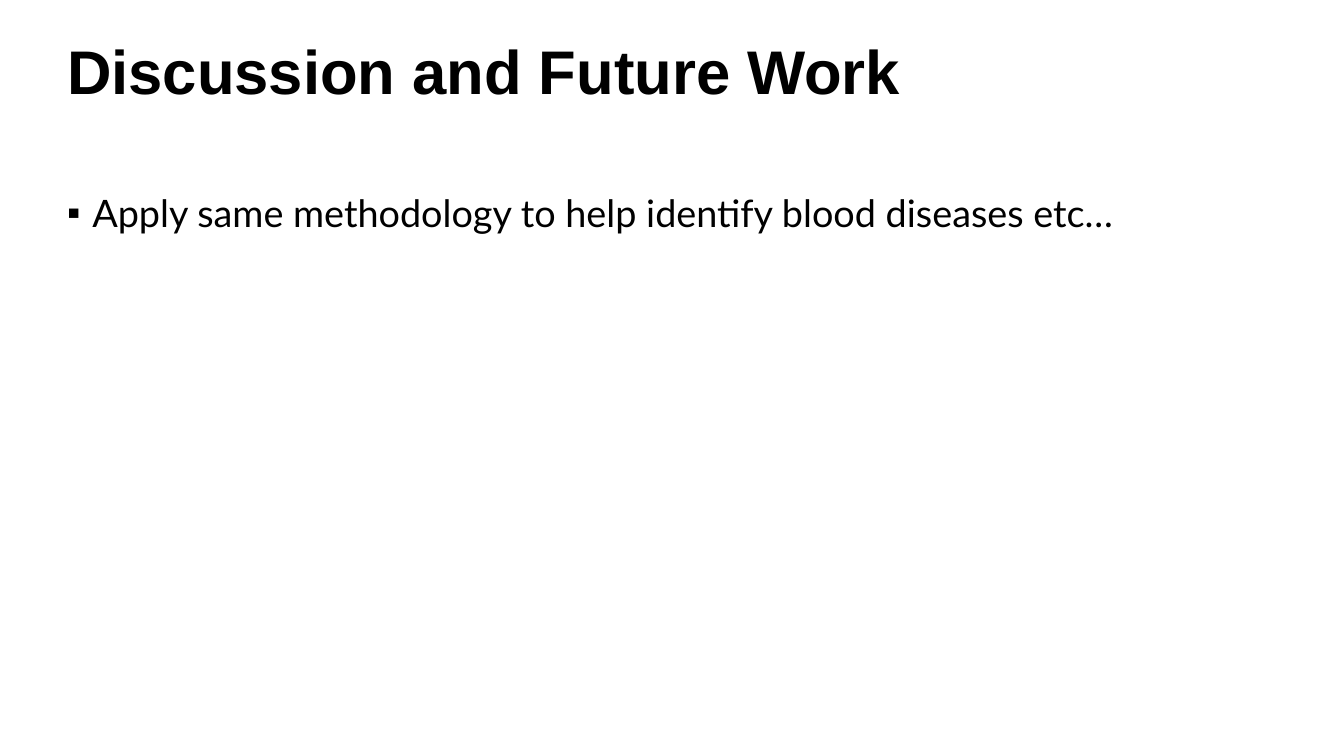
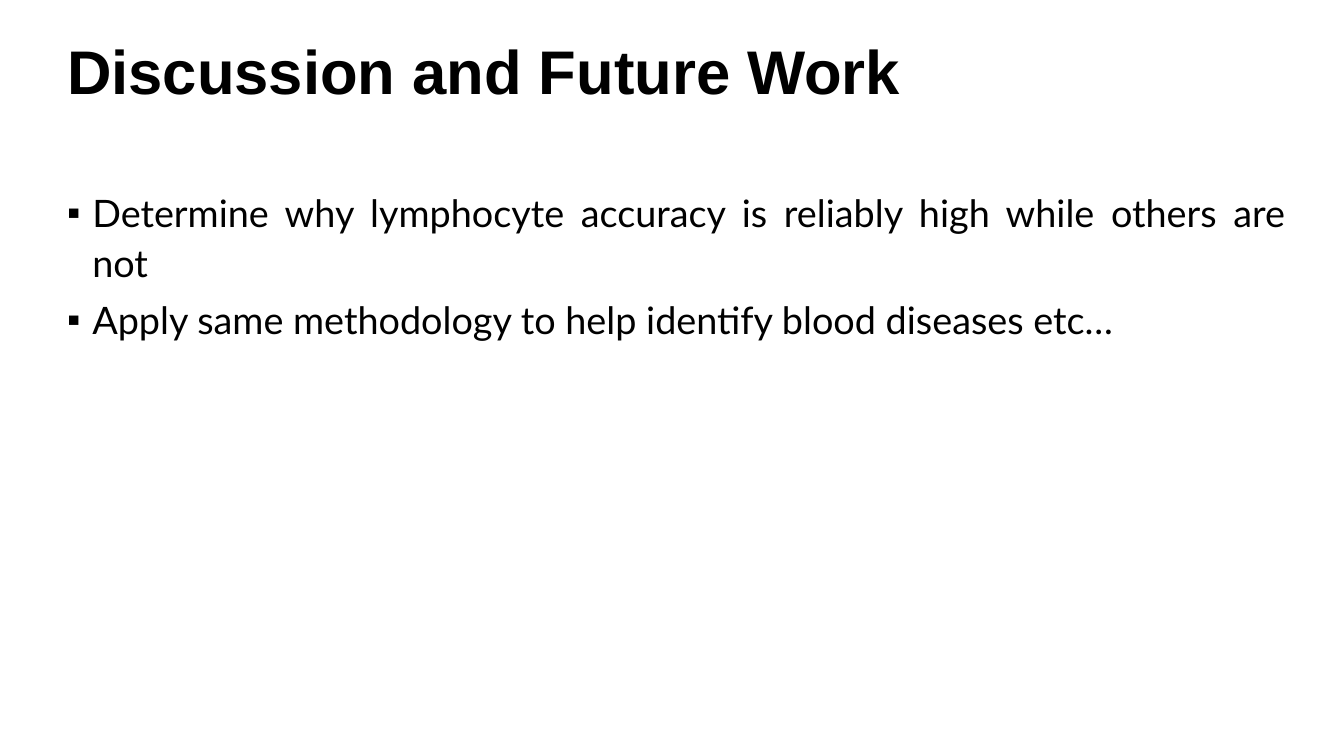
Before and after one commit to imarquez7891/MLSpring2018, a slide deck: slide 24 of MLPresentaion.pptx. Drawn at 1344x756 pixels with LibreOffice and Linux fonts; fonts in the diff are those of the drawing; background and template pictures are left out. Boxes give left, top, right and bottom in pixels: in the first picture for what was removed or moved away, otherwise in the second. Text is boxed around its words. In the diff, an @@ line names an element or a change of style, - is before the commit and + after.

```diff
--- a/MLPresentaion.pptx
+++ b/MLPresentaion.pptx
@@ subtitle at (92,199,1285,278): paragraph added @@
+▪ Determine why lymphocyte accuracy is reliably high while others are not
```
Also in this commit, not shown: 10 other slides changed.
